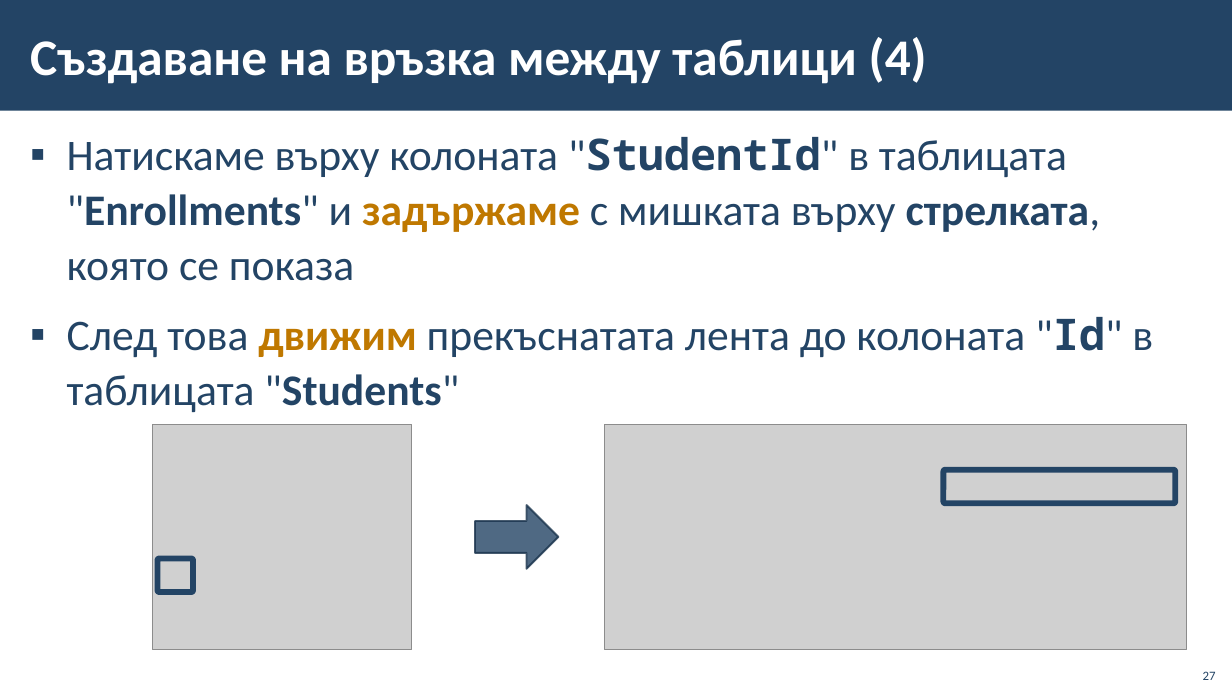
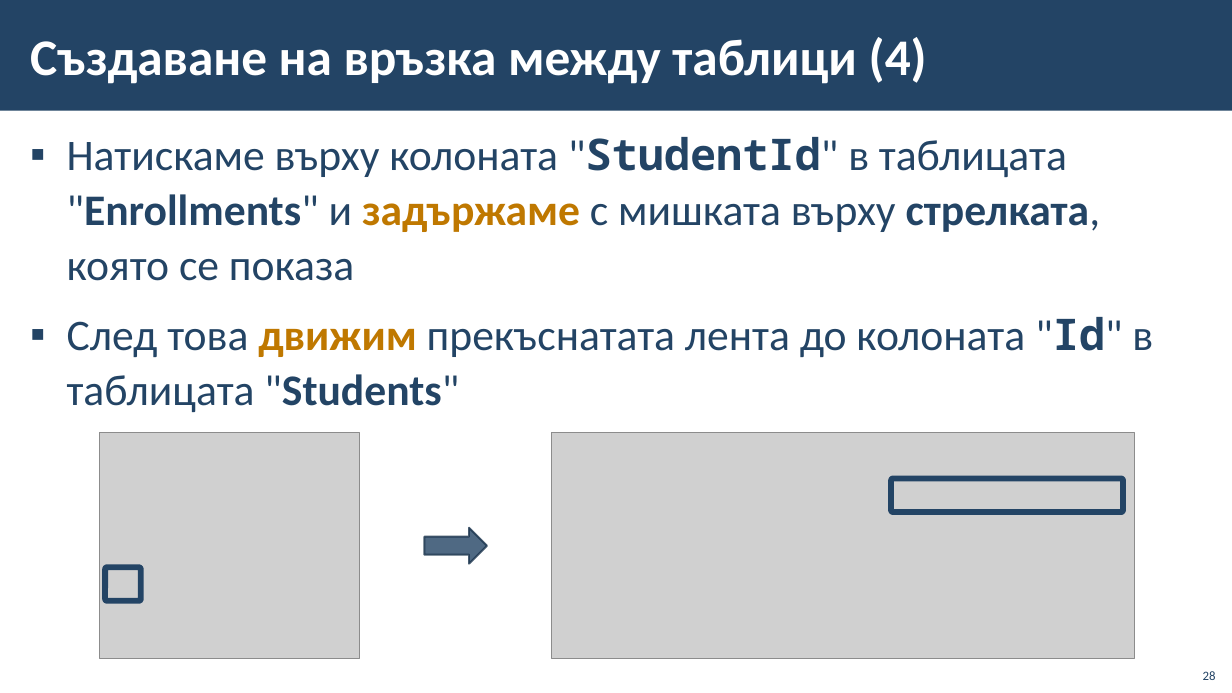
Before and after one commit to BG-IT-Edu/School-Programming, a slide deck: slide 28 of Courses/Software-Sciences/Module-3-Databases-New/07-Modeling-Databases/06-Modeling-Databases.pptx (slide 27 before the commit). Drawn at 1232x693 pixels with LibreOffice and Linux fonts; fonts in the diff are those of the drawing; grey boxes stand for pictures; background and template pictures are left out. Boxes give left, top, right and bottom in pixels: in the first picture for what was removed or moved away, otherwise in the second. Text is boxed around its words. In the diff, an @@ line names an element or a change of style, - is before the commit and + after.

```diff
--- a/Courses/Software-Sciences/Module-3-Databases-New/07-Modeling-Databases/06-Modeling-Databases.pptx
+++ b/Courses/Software-Sciences/Module-3-Databases-New/07-Modeling-Databases/06-Modeling-Databases.pptx
@@ rounded rectangle: place and size @@
-rounded rectangle at box(944, 470, 1176, 503)
+rounded rectangle at box(891, 479, 1123, 512)
@@ right arrow: place and size @@
-right arrow at box(475, 506, 558, 569)
+right arrow at box(424, 528, 487, 564)
@@ 2 pictures, 1 rounded rectangle: place and size @@
-2 pictures, 1 rounded rectangle at box(152, 424, 1187, 650)
+2 pictures, 1 rounded rectangle at box(100, 433, 1134, 659)
@@ page number at box(1203, 671, 1216, 680): text changed @@
-27
+28
```
Also in this commit, not shown: 20 other slides changed, 1 slide added, 1 other file.
